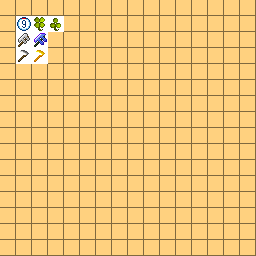
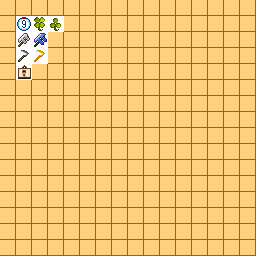
Revision of a layered 256px x 256px image; what changed, layer by layer:
added layer "图层 6" above "图层 5" over 19, 69, 30, 77
added layer "图层 5" above "图层 1 副本 30" over 18, 65, 31, 79
painted on "图层 1 副本 30" over 16, 64, 32, 80
